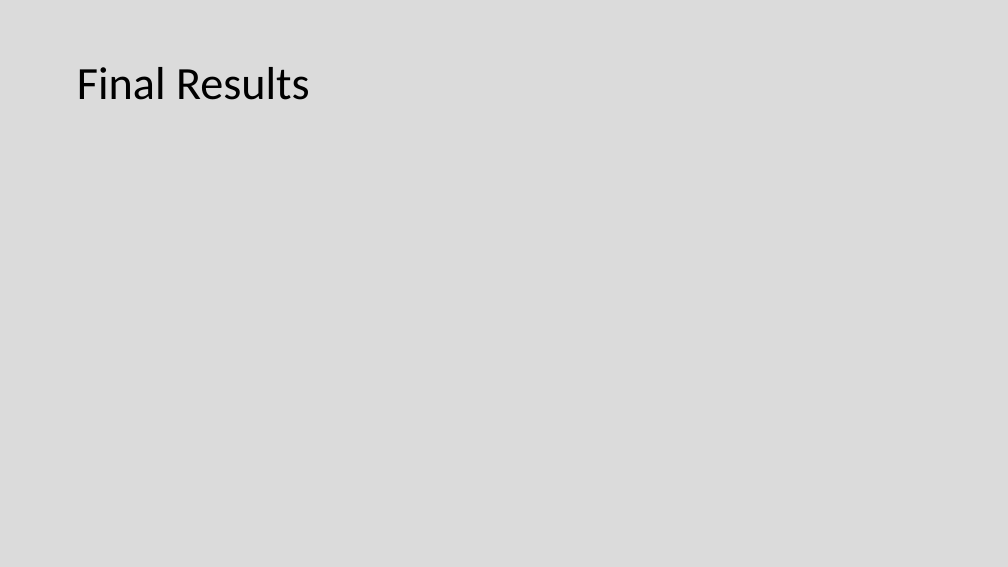
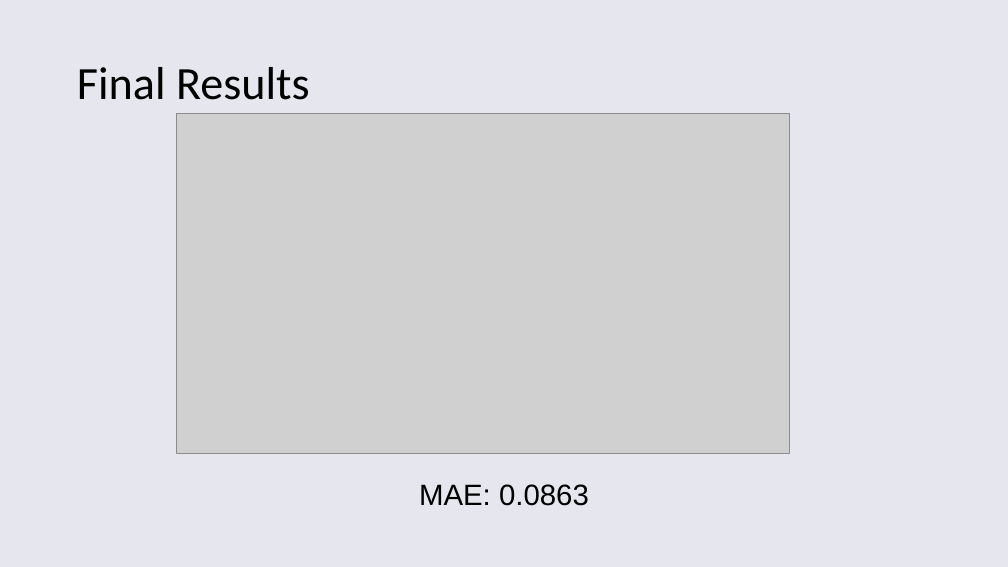
Before and after one commit to noahscantron/Springboard, a slide deck: slide 12 of Capstone Projects/Capstone_2_WalmartSalesForecasting/Walmart Sales Forecasting Presentation.pptx (slide 11 before the commit). Drawn at 1008x567 pixels with LibreOffice and Linux fonts; fonts in the diff are those of the drawing; grey boxes stand for pictures. Boxes give left, top, right and bottom in pixels: in the first picture for what was removed or moved away, otherwise in the second. Text is boxed around its words. In the diff, an @@ line names an element or a change of style, - is before the commit and + after.

```diff
--- a/Capstone Projects/Capstone_2_WalmartSalesForecasting/Walmart Sales Forecasting Presentation.pptx
+++ b/Capstone Projects/Capstone_2_WalmartSalesForecasting/Walmart Sales Forecasting Presentation.pptx
@@ background #DBDBDB to #E6E6EE @@
@@ picture added at (x1=177, y1=114, x2=790, y2=454) @@
@@ text added at (x1=419, y1=484, x2=589, y2=506), 28 pt, text #000000 @@
+MAE: 0.0863
```
Also in this commit, not shown: 10 other slides changed, 1 slide added, 3 other files.
